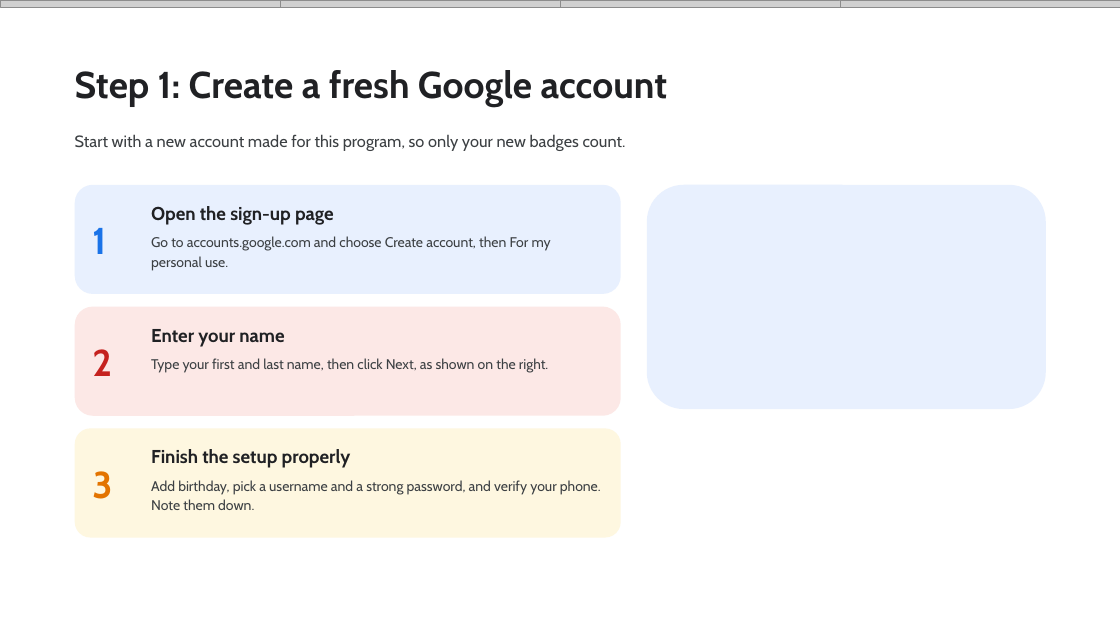
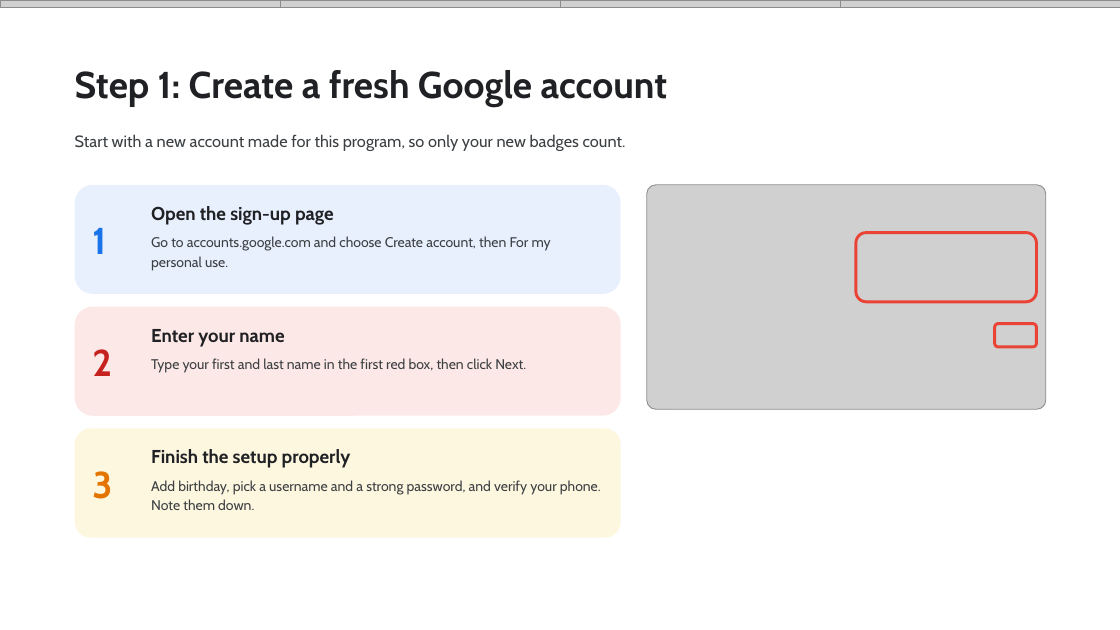
Before and after one commit to Viverun/Realism_Grade, a slide deck: slide 3 of Skill_Boost_Registration_Guide.pptx. Drawn at 1120x630 pixels with LibreOffice and Linux fonts; fonts in the diff are those of the drawing; grey boxes stand for pictures. Boxes give left, top, right and bottom in pixels: in the first picture for what was removed or moved away, otherwise in the second. Text is boxed around its words. In the diff, an @@ line names an element or a change of style, - is before the commit and + after.

```diff
--- a/Skill_Boost_Registration_Guide.pptx
+++ b/Skill_Boost_Registration_Guide.pptx
@@ rounded rectangle removed at (647, 185, 1046, 409) @@
@@ picture added at (647, 185, 1046, 409) @@
@@ rounded rectangle added at (856, 233, 1037, 302), outline #EA4335 2.5 pt @@
@@ rounded rectangle added at (995, 323, 1037, 347), outline #EA4335 2.5 pt @@
@@ text at (151, 358, 526, 373): text changed @@
-Type your first and last name, then click Next, as shown on the right.
+Type your first and last name in the first red box, then click Next.
```
